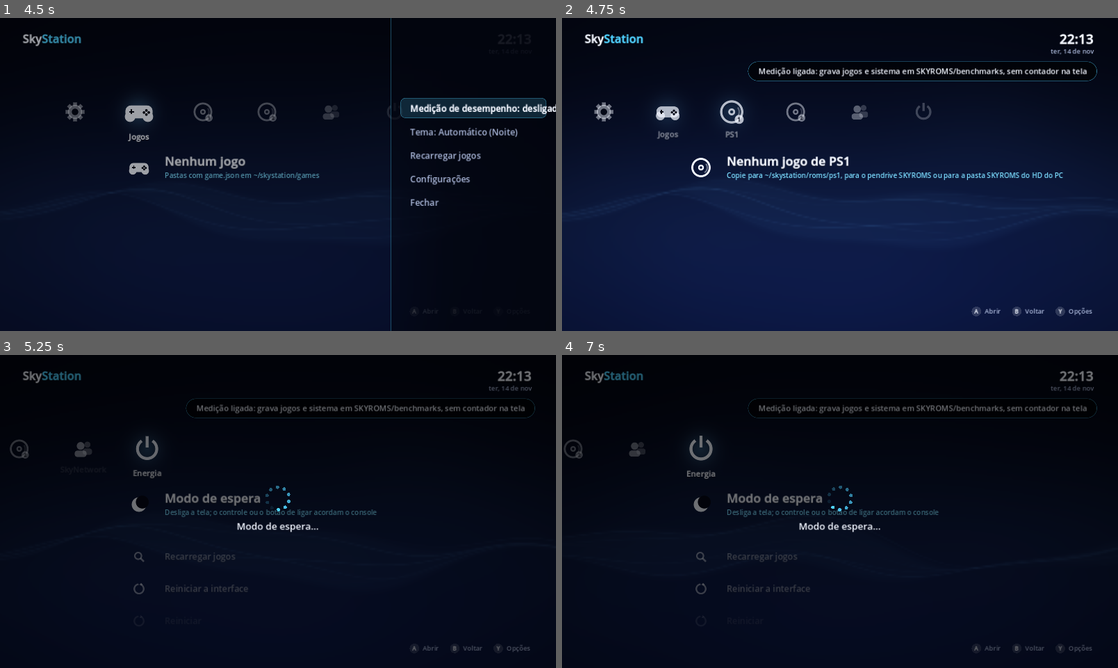
Above: before the commit, frames 1-4 (two rows, left to right).
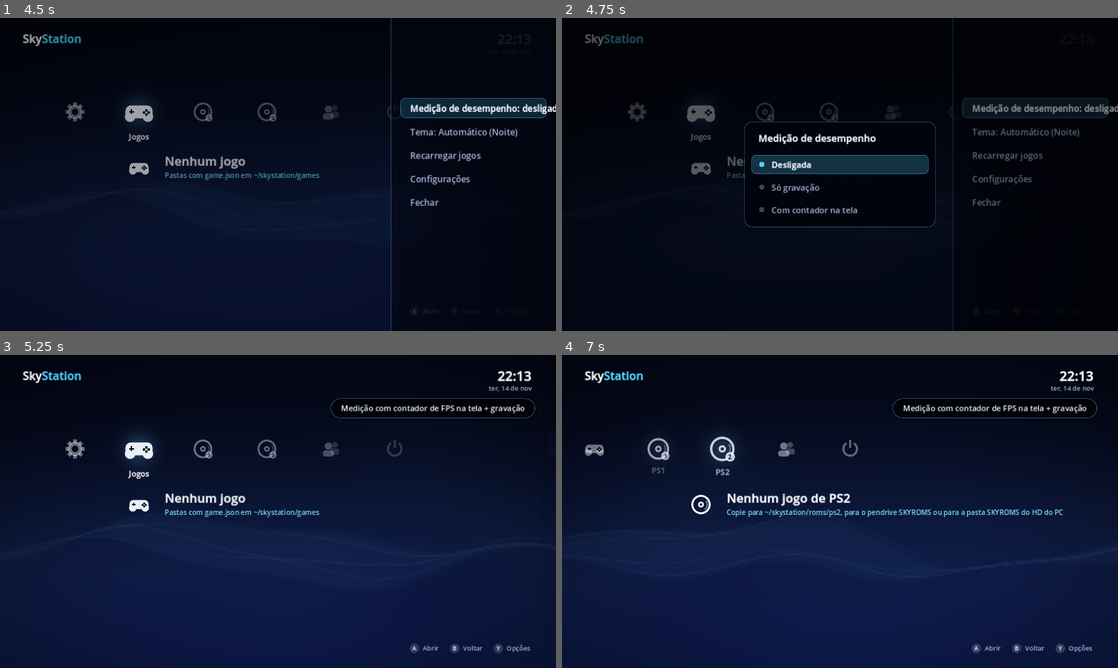
Above: after the commit, the same moments.

Repository: skyy-thedev/skystation
Game: Godot game, scene res://main.tscn
Two runs of this game, one before a commit and one after it. Both use one fixed random seed, a clock stepped at 60 frames per second and the inputs below.
Inputs (mouse positions are in pixels of both pictures, inside the frame that each line leads up to):
- Up to frame 1 (4.5 s): tap Enter (sky_accept) at 0.5, 0.6, 1.25, 1.35, 2, 2.3, 2.75, 3.05, 3.5, 3.8 s; move the mouse to (250, 237) at 0.52 s; hold Up (sky_up) 0.53-2.03 s; click (250, 237) at 0.67 s; tap Space at 0.77, 1.52, 3.02, 3.77 s; move the mouse to (444, 221) at 1.27 s; move the mouse to (111, 127) at 2.02 s; hold Left (sky_left) 2.03-3.53 s; tap Q (sky_l1) at 2.1 s; move the mouse to (305, 174) at 2.77 s; tap N (sky_notif) at 2.85 s; click (305, 174) at 2.92 s; move the mouse to (194, 96) at 3.52 s; hold Backspace (sky_back) 3.53-4.28 s; tap E (sky_r1) at 3.6 s; tap M (sky_menu) at 4.15 s; move the mouse to (400, 158) at 4.27 s; hold Right (sky_right) from 4.28 s (still down); tap X (sky_x) at 4.35 s
- Up to frame 2 (4.75 s): keep holding Right (sky_right); tap Space at 4.52 s; tap Enter (sky_accept) at 4.55 s
- Up to frame 3 (5.25 s): move the mouse to (166, 527) at 5.02 s; release Right (sky_right) at 5.03 s; hold Up (sky_up) from 5.03 s (still down); tap Keypad Enter at 5.1 s; click (166, 527) at 5.17 s
- Up to frame 4 (7 s): tap Enter (sky_accept) at 5.3, 6.05, 6.8 s; move the mouse to (895, 442) at 5.77 s; release Up (sky_up) at 5.78 s; hold Right (sky_right) from 5.78 s (still down); tap Tab at 5.85 s; tap Space at 6.02, 6.77 s; move the mouse to (812, 574) at 6.52 s; tap Delete at 6.6 s

Frame 1 is identical in both runs. In frame 2, 70% of the frame differs, in the area x 0-100%, y 0-100%; in frame 3, 59%; in frame 4, 63%.
Error before the commit: Out of bounds get index '-1' (on base: 'Array') (res://main.gd:5258)
Error after the commit: Out of bounds get index '-1' (on base: 'Array') (res://main.gd:5409)

Commit message:
13.39: seletor estilo PlayStation (X abre a lista de valores)
- opções de vários valores abrem uma lista (▲▼ escolhe, X confirma, O volta) com o valor atual
  marcado: painel do jogo (Desempenho PS2, Geração de quadros, Medição, Tema) e menu Sistema (Tema,
  Medição, Perfil de desempenho, Sons, Música, Som ao ligar, TV, Touchpad, Ligar pelo controle)

Co-Authored-By: Claude Opus 5.5 <noreply@anthropic.com>
Claude-Session: https://claude.ai/code/session_01TKVjgYzpj9oX6a1w3me3BX

Diff:
--- a/console/launcher/main.gd
+++ b/console/launcher/main.gd
@@ -159,6 +159,10 @@
 var panel_t: float = 0.0
 var panel_sel: int = 0
 var panel_items: Array = []
+# 13.39: seletor estilo PlayStation — uma opção com vários valores abre uma lista (▲▼ escolhe, X confirma,
+# O volta) em vez de trocar a cada aperto. {title, opts: [[rótulo, valor]], sel, cur, cb}
+var picker: Dictionary = {}
+var picker_t: float = 0.0
 
 var settings: Control = null
 var home_dir: String = OS.get_environment("HOME")
@@ -559,6 +563,7 @@
 	cat_smooth = lerp(cat_smooth, float(cat), k)
 	item_smooth = lerp(item_smooth, float(_cur_item()), k)
 	panel_t = move_toward(panel_t, 1.0 if panel_open else 0.0, delta * 6.0)
+	picker_t = move_toward(picker_t, 0.0 if picker.is_empty() else 1.0, delta * 8.0)
 	notif_t = move_toward(notif_t, 1.0 if notif_open else 0.0, delta * 6.5)
 	_tick_store(delta)
 	notif_scroll = lerp(notif_scroll, float(notif_sel), 1.0 - exp(-delta * 12.0))
@@ -666,6 +671,14 @@
 			storage_data = {}
 			_play("back")
 		return
+	if not picker.is_empty():
+		if Input.is_action_just_pressed("sky_accept"):
+			_picker_pick()
+			return
+		if Input.is_action_just_pressed("sky_back") or Input.is_action_just_pressed("sky_menu"):
+			picker = {}
+			_play("back")
+			return
 	var d := _nav_dir()
 	if d != hold_dir:
 		hold_dir = d
@@ -691,6 +704,11 @@
 
 
 func _move(d: Vector2i) -> void:
+	if not picker.is_empty():
+		if d.y != 0:
+			picker["sel"] = wrapi(int(picker["sel"]) + d.y, 0, picker["opts"].size())
+			_play("tick")
+		return
 	if panel_open:
 		if d.y != 0 and not panel_items.is_empty():
 			panel_sel = wrapi(panel_sel + d.y, 0, panel_items.size())
@@ -1738,6 +1756,9 @@
 		_open_slider(action.split(":")[1])
 		return
 	match action:
+		"theme", "fps", "hwprofile", "sounds", "music", "boot_sound", "tv", "touchpad", "wake_pad":
+			_abrir_seletor(action, false)
+			return
 		"storage":
 			_open_storage()
 		"power_info":
@@ -1766,7 +1787,7 @@
 		"touchpad":
 			_toggle_file(conf_dir + "/touchpad.off")
 			_refresh_sys_items()
-		"hwprofile":
+		"hwprofile_antigo":
 			# Automático -> Leve -> Potente -> Automático (vale para o próximo jogo aberto)
 			var cur := _read_text(conf_dir + "/perfil", "")
 			if cur == "":
@@ -1786,12 +1807,7 @@
 				DirAccess.remove_absolute(conf_dir + "/musica.off")
 			else:
 				_write_text(conf_dir + "/musica.off", "1")
-		"theme":
-			var i := THEME_ORDER.find(theme_key)
-			theme_key = THEME_ORDER[(i + 1) % THEME_ORDER.size()]
-			_write_text(conf_dir + "/tema", theme_key)
-			_apply_theme(false)
-		"sounds":
+		"sounds_antigo":
 			sounds_on = not sounds_on
 			if sounds_on:
 				DirAccess.remove_absolute(conf_dir + "/sons.off")
@@ -2034,6 +2050,22 @@
 	DirAccess.remove_absolute(conf_dir + "/compositor.falhou")
 	busy_msg = "Voltando ao modo normal…" if ligado else "Reabrindo com o gamescope…"
 	quit_at = t + 1.2   # a sessão reabre sozinha com o compositor novo (e volta ao cage se ele falhar)
+
+
+func _set_bench(m: int) -> void:
+	DirAccess.remove_absolute(conf_dir + "/bench.on")
+	DirAccess.remove_absolute(conf_dir + "/mangohud.on")
+	match m:
+		1:
+			_write_text(conf_dir + "/bench.on", "1")
+			_toast("Medição ligada: grava jogos e sistema em SKYROMS/benchmarks, sem contador na tela", 4.0)
+		2:
+			_write_text(conf_dir + "/mangohud.on", "1")
+			_toast("Medição com contador de FPS na tela + gravação")
+		_:
+			DirAccess.remove_absolute(run_dir + "/menu.fps")
+			_toast("Medição de desempenho desligada")
+	bench_menu = _fps_on()
 
 
 func _toggle_fps() -> void:
@@ -2203,6 +2235,9 @@
 
 func _panel_choose() -> void:
 	var a: String = panel_items[panel_sel][1]
+	if a in ["ps2_speed", "fg", "fps", "theme"]:
+		_abrir_seletor(a, true)
+		return
 	panel_open = false
 	if a != "delete_game" and a != "loja_do:remover":
 		confirm_delete = false
@@ -2276,6 +2311,114 @@
 
 
 # ---------------------------------------------------------------- tema, status, estado
+
+func _abrir_seletor(a: String, do_painel: bool) -> void:
+	var gid := ""
+	if do_painel and _cur().get("kind", "") == "game":
+		gid = str(_cur()["game"]["id"])
+	var liga := [["Ligado", true], ["Desligado", false]]
+	match a:
+		"ps2_speed":
+			var o := []
+			for k in SPEED_ORDER:
+				o.append([SPEED_NAMES[k], k])
+			_picker_open("Desempenho (PS2)", o, _ps2_speed(gid), func(v): _set_ps2_speed(gid, str(v)))
+		"fg":
+			var o := []
+			for m in FG_ORDEM:
+				o.append([_fg_nome(m).capitalize() if m < 2 else str(m) + "x", m])
+			_picker_open("Geração de quadros", o, _fg_mult(gid), func(v): _set_fg(gid, int(v)))
+		"fps":
+			_picker_open("Medição de desempenho", [["Desligada", 0], ["Só gravação", 1], ["Com contador na tela", 2]],
+				_bench_modo(), func(v): _set_bench(int(v)))
+		"theme":
+			var o := []
+			for k in THEME_ORDER:
+				o.append(["Automático (muda com a hora)" if k == "auto" else str(THEMES[k][0]), k])
+			_picker_open("Tema", o, theme_key, func(v):
+				theme_key = str(v)
+				_write_text(conf_dir + "/tema", theme_key)
+				_apply_theme(false)
+				_refresh_sys_items())
+		"hwprofile":
+			_picker_open("Perfil de desempenho", [["Automático", ""], ["Leve (bateria)", "leve"], ["Potente (na tomada)", "potente"]],
+				_read_text(conf_dir + "/perfil", "").strip_edges(), func(v):
+					if str(v) == "":
+						DirAccess.remove_absolute(conf_dir + "/perfil")
+					else:
+						_write_text(conf_dir + "/perfil", str(v))
+					_refresh_sys_items())
+		"sounds":
+			_picker_open("Sons do menu", liga, sounds_on, func(v):
+				sounds_on = bool(v)
+				if sounds_on:
+					DirAccess.remove_absolute(conf_dir + "/sons.off")
+				else:
+					_write_text(conf_dir + "/sons.off", "1")
+				_refresh_sys_items())
+		"music":
+			_picker_open("Música do menu", liga, music_on, func(v):
+				music_on = bool(v)
+				if music_on:
+					DirAccess.remove_absolute(conf_dir + "/musica.off")
+				else:
+					_write_text(conf_dir + "/musica.off", "1")
+				_refresh_sys_items())
+		"boot_sound", "tv", "touchpad", "wake_pad":
+			var arq: String = {"boot_sound": "/ligar.off", "tv": "/tv-grande.off", "touchpad": "/touchpad.off", "wake_pad": "/acordar.off"}[a]
+			var nome: String = {"boot_sound": "Som ao ligar", "tv": "Interface maior na TV", "touchpad": "Touchpad do controle", "wake_pad": "Ligar pelo controle"}[a]
+			_picker_open(nome, liga, not FileAccess.file_exists(conf_dir + arq), func(v):
+				if bool(v):
+					DirAccess.remove_absolute(conf_dir + arq)
+				else:
+					_write_text(conf_dir + arq, "1")
+				if a == "tv":
+					_apply_tv_scale()
+				if a == "boot_sound" and bool(v):
+					_play_file("ligar")
+				_refresh_sys_items())
+
+
+func _picker_open(title: String, opts: Array, cur, cb: Callable) -> void:
+	var sel := 0
+	for i in opts.size():
+		if opts[i][1] == cur:
+			sel = i
+	picker = {"title": title, "opts": opts, "sel": sel, "cur": cur, "cb": cb}
+	_play("accept")
+
+
+func _picker_pick() -> void:
+	var v = picker["opts"][int(picker["sel"])][1]
+	var cb: Callable = picker["cb"]
+	picker = {}
+	panel_open = false
+	_play("accept")
+	cb.call(v)
+	_refresh_sys_items()
+
+
+func _draw_picker(w: float, h: float) -> void:
+	# Lista por cima do painel/menu, como no PS4: o valor atual marcado com ●, a escolha com o destaque.
+	var e := picker_t * picker_t * (3.0 - 2.0 * picker_t)
+	var opts: Array = picker["opts"]
+	var bw := 440.0
+	var step := 52.0
+	var bh := 86.0 + step * opts.size()
+	var x := w * 0.5 - bw * 0.5
+	var y := clampf(h * 0.5 - bh * 0.5, 40.0, h - bh - 40.0) + (1.0 - e) * 24.0
+	draw_rect(Rect2(0, 0, w, h), Color(0, 0, 0, 0.45 * e))
+	_rrect(Rect2(x, y, bw, bh), Color(palette[1].darkened(0.45), 0.97 * e), 16, Color(accent, 0.45 * e), 1)
+	_text(str(picker["title"]), Vector2(x + 32, y + 46), 22, Color(WHITE, e), true)
+	for i in opts.size():
+		var yy := y + 76.0 + i * step
+		var on := i == int(picker["sel"])
+		var atual: bool = opts[i][1] == picker["cur"]
+		if on:
+			_rrect(Rect2(x + 16, yy, bw - 32, step - 8), Color(accent, 0.22 * e), 10, Color(accent, 0.6 * e), 1)
+		draw_circle(Vector2(x + 40, yy + (step - 8) * 0.5), 6.0, Color(accent if atual else MUTED, (1.0 if atual else 0.35) * e))
+		_text(str(opts[i][0]), Vector2(x + 62, yy + 30), 19, Color(WHITE if on else MUTED, e), on)
+
 
 func _theme_name() -> String:
 	if theme_key == "auto":
@@ -2696,12 +2839,15 @@
 
 
 func _cycle_ps2_speed(game_id: String) -> void:
+	var cur := _ps2_speed(game_id)
+	_set_ps2_speed(game_id, SPEED_ORDER[(SPEED_ORDER.find(cur) + 1) % SPEED_ORDER.size()])
+
+
+func _set_ps2_speed(game_id: String, nxt: String) -> void:
 	var txt := _read_text(conf_dir + "/ps2-desempenho.json", "{}")
 	var d = JSON.parse_string(txt) if txt.begins_with("{") else {}
 	if typeof(d) != TYPE_DICTIONARY:
 		d = {}
-	var cur := str(d.get(game_id, "auto"))
-	var nxt: String = SPEED_ORDER[(SPEED_ORDER.find(cur) + 1) % SPEED_ORDER.size()]
 	if nxt == "auto":
 		d.erase(game_id)
 	else:
@@ -2736,7 +2882,10 @@
 
 
 func _cycle_fg(game_id: String) -> void:
-	var nxt: int = FG_ORDEM[(FG_ORDEM.find(_fg_mult(game_id)) + 1) % FG_ORDEM.size()]
+	_set_fg(game_id, FG_ORDEM[(FG_ORDEM.find(_fg_mult(game_id)) + 1) % FG_ORDEM.size()])
+
+
+func _set_fg(game_id: String, nxt: int) -> void:
 	_bg(func():
 		var out := []
 		OS.execute(SKY_BIN + "/sky-pc", ["fg", game_id, str(nxt)], out, true)
@@ -3435,6 +3584,8 @@
 				_draw_panel(w, h)
 			if slider_t > 0.0:
 				_draw_slider(w, h)
+			if picker_t > 0.0 and not picker.is_empty():
+				_draw_picker(w, h)
 		if store_t > 0.0:
 			_draw_store(w, h, a)
 	if notif_t > 0.0:
